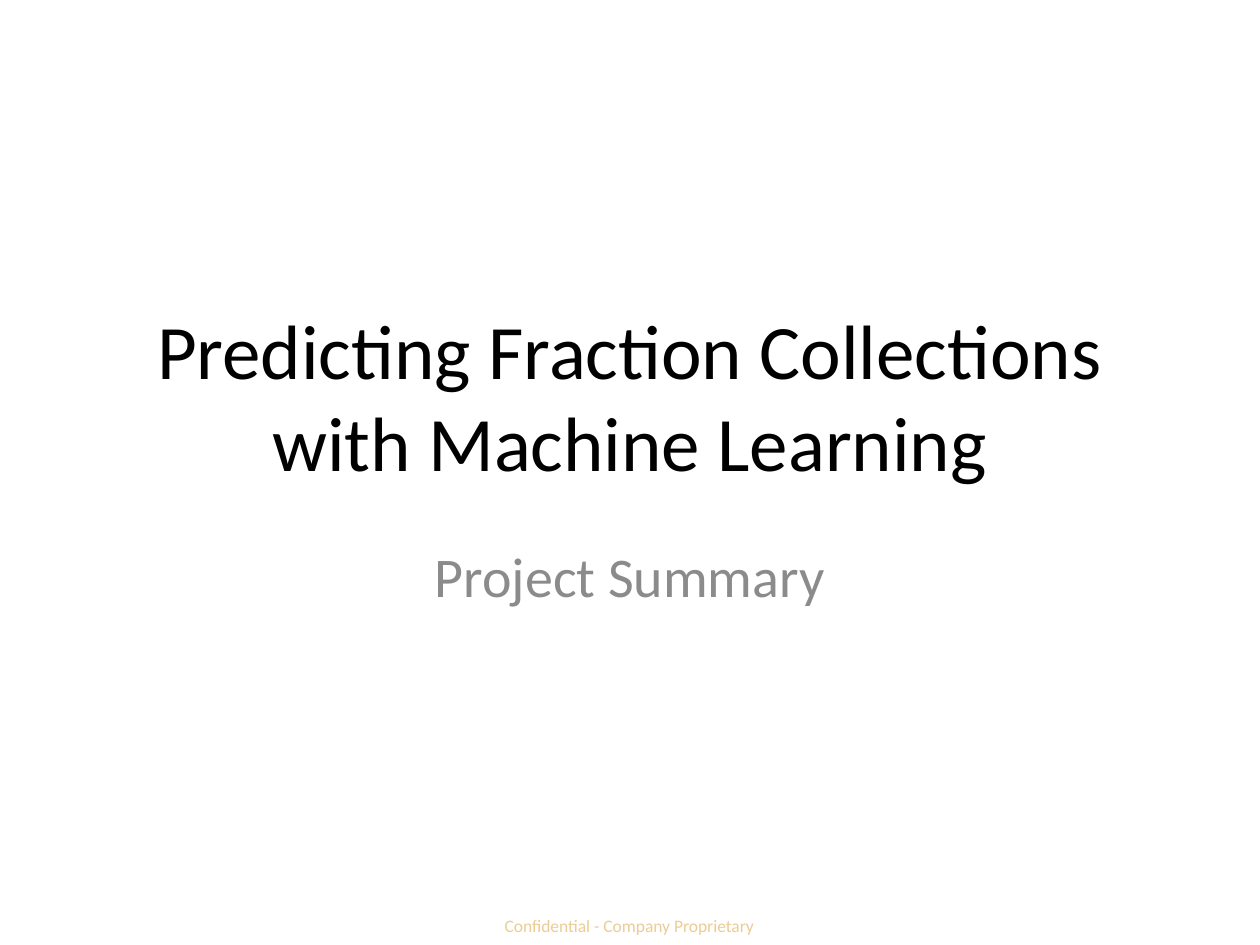
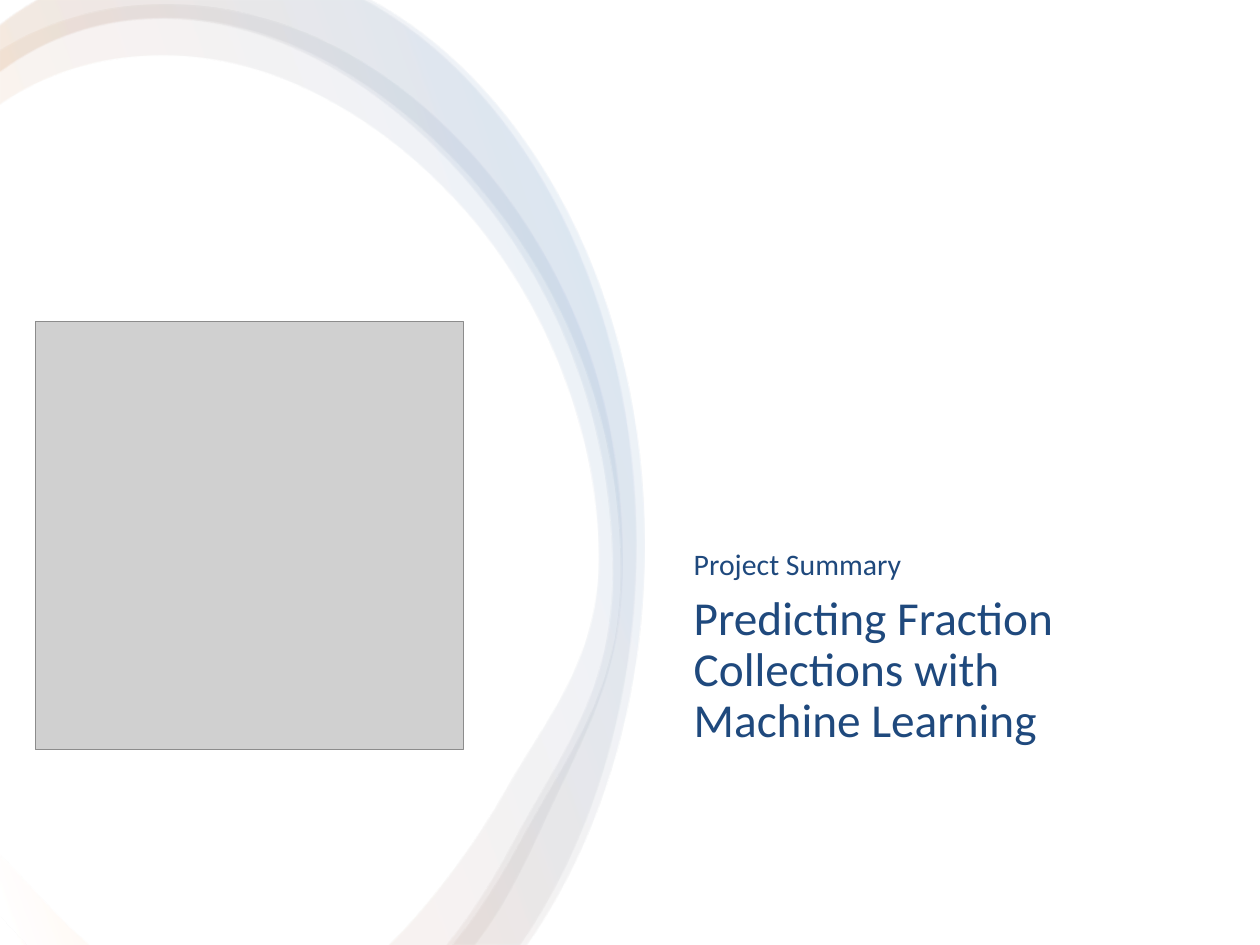
Before and after one commit to idt-hzhang/predictive_bio_models, a slide deck: slide 1 of hplc-fraction-collection/fraction_collection_slides.pptx. Drawn at 1260x945 pixels with LibreOffice and Linux fonts; fonts in the diff are those of the drawing; grey boxes stand for pictures. Boxes give left, top, right and bottom in pixels: in the first picture for what was removed or moved away, otherwise in the second. Text is boxed around its words. In the diff, an @@ line names an element or a change of style, - is before the commit and + after.

Commit message:
cleaning up fraction_collection_slides

```diff
--- a/hplc-fraction-collection/fraction_collection_slides.pptx
+++ b/hplc-fraction-collection/fraction_collection_slides.pptx
@@ rectangle added at [0,0,1260,945], fill #FFFFFF @@
@@ freeform shape added at [0,5,622,945], fill gradient #FFFFFF to #F79646 to #4F81BD @@
@@ freeform shape added at [0,0,638,945], fill gradient #FFFFFF to #F79646 to #4F81BD @@
@@ freeform shape added at [0,0,645,944], fill gradient #FFFFFF to #F79646 to #4F81BD @@
@@ picture added at [35,321,464,750] @@
@@ subtitle "Project Summary": place and size @@
-subtitle "Project Summary" at [435,558,825,607]
+subtitle "Project Summary" at [694,554,901,580]
@@ subtitle "Project Summary" at [694,554,901,580]: size 32 to 17 pt, text colour #8C8C8C to #1F497D; alignment centre to left; less space between paragraphs; vertical alignment top to bottom @@
@@ title "Predicting Fraction Collections with Machine ...": place and size @@
-title "Predicting Fraction Collections with Machine ..." at [157,325,1102,485]
+title "Predicting Fraction Collections with Machine ..." at [694,602,1053,745]
@@ title "Predicting Fraction Collections with Machine ..." at [694,602,1053,745]: size 44 to 27 pt, text colour #000000 to #1F497D; alignment centre to left; line spacing 1 to 0.9; vertical alignment middle to top @@
@@ text removed at [505,920,754,935] @@
-Confidential - Company Proprietary
```
Also in this commit, not shown: 6 other slides changed.
